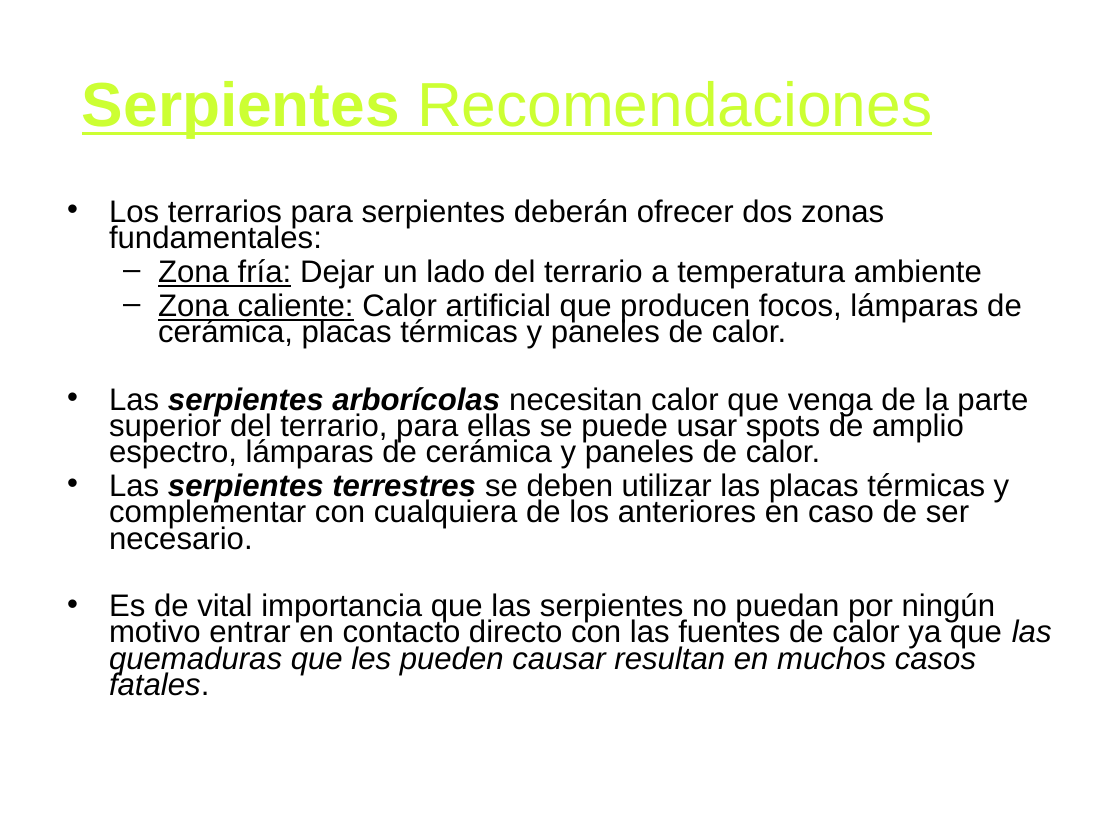
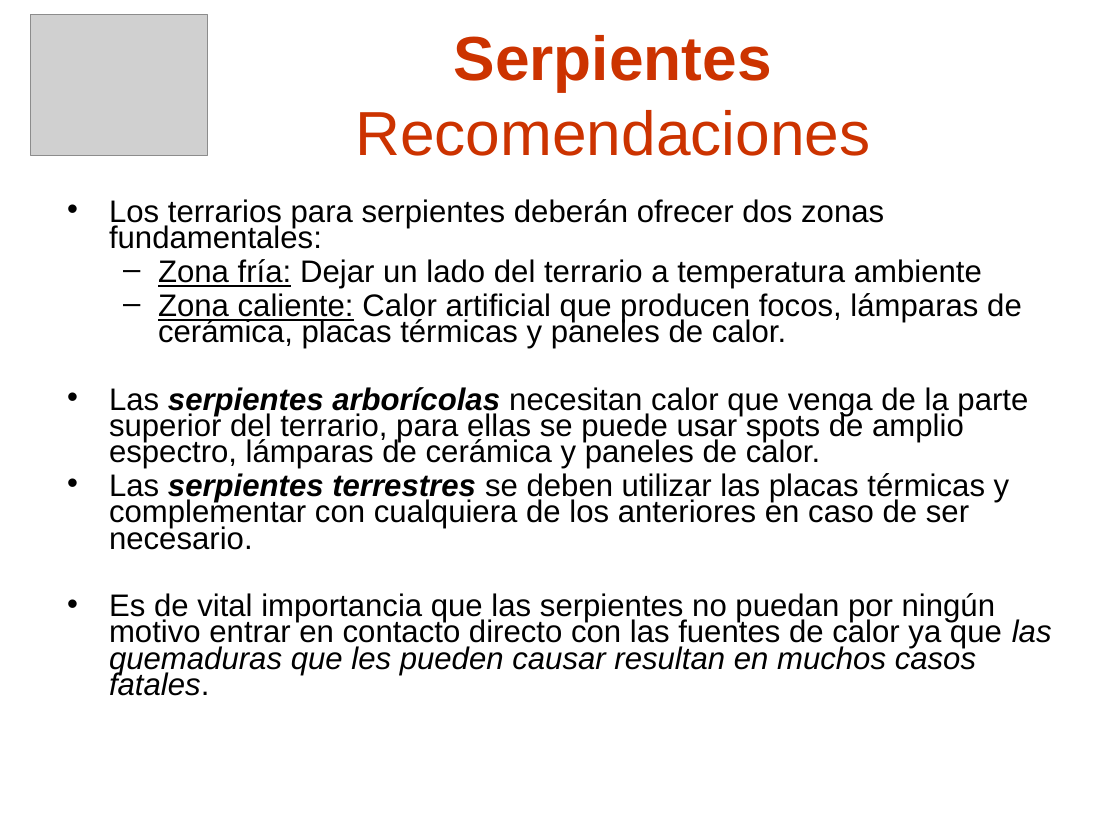
Before and after one commit to nicohen/taller-desarrollo-proyectos-i, a slide deck: slide 7 of Presentaciones/Demo Gerencial.ppt (slide 8 before the commit). Drawn at 1120x840 pixels with LibreOffice and Linux fonts; fonts in the diff are those of the drawing; grey boxes stand for pictures; background and template pictures are left out. Boxes give left, top, right and bottom in pixels: in the first picture for what was removed or moved away, otherwise in the second. Text is boxed around its words. In the diff, an @@ line names an element or a change of style, - is before the commit and + after.

```diff
--- a/Presentaciones/Demo Gerencial.ppt
+++ b/Presentaciones/Demo Gerencial.ppt
@@ picture added at [30, 15, 207, 156] @@
@@ title "Serpientes Recomendaciones": place and size @@
-title "Serpientes Recomendaciones" at [82, 81, 932, 137]
+title "Serpientes Recomendaciones" at [355, 35, 870, 156]
@@ title "Serpientes Recomendaciones" at [355, 35, 870, 156]: text colour #CCFF33 to #CC3300, underline off @@
```
Also in this commit, not shown: 9 other slides changed, 6 slides added, 1 slide removed.
